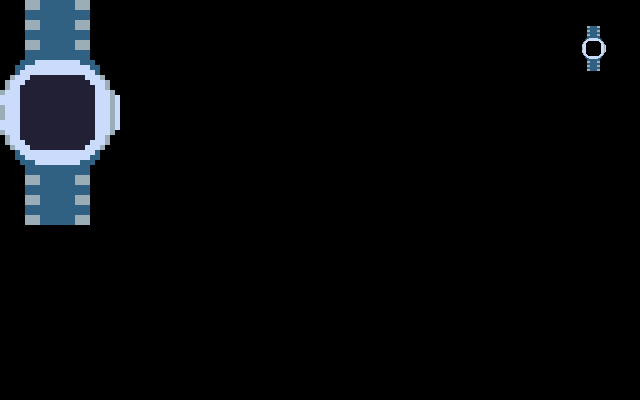
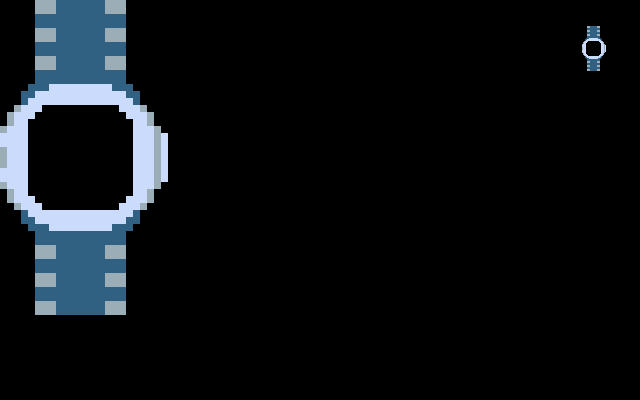
Layer changes from the first 640×400 image to the second:
added layer "Pasted Layer" above "Background" over left=0, top=0, right=168, bottom=315
painted on "Background" over left=0, top=0, right=132, bottom=230
